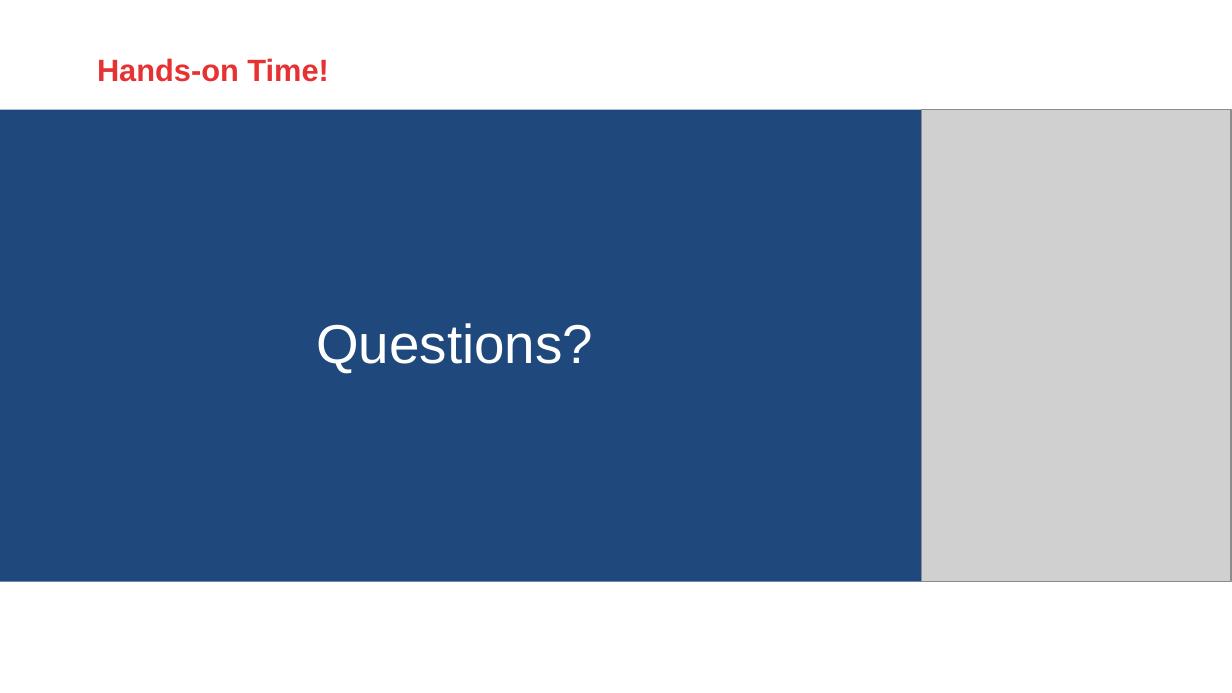
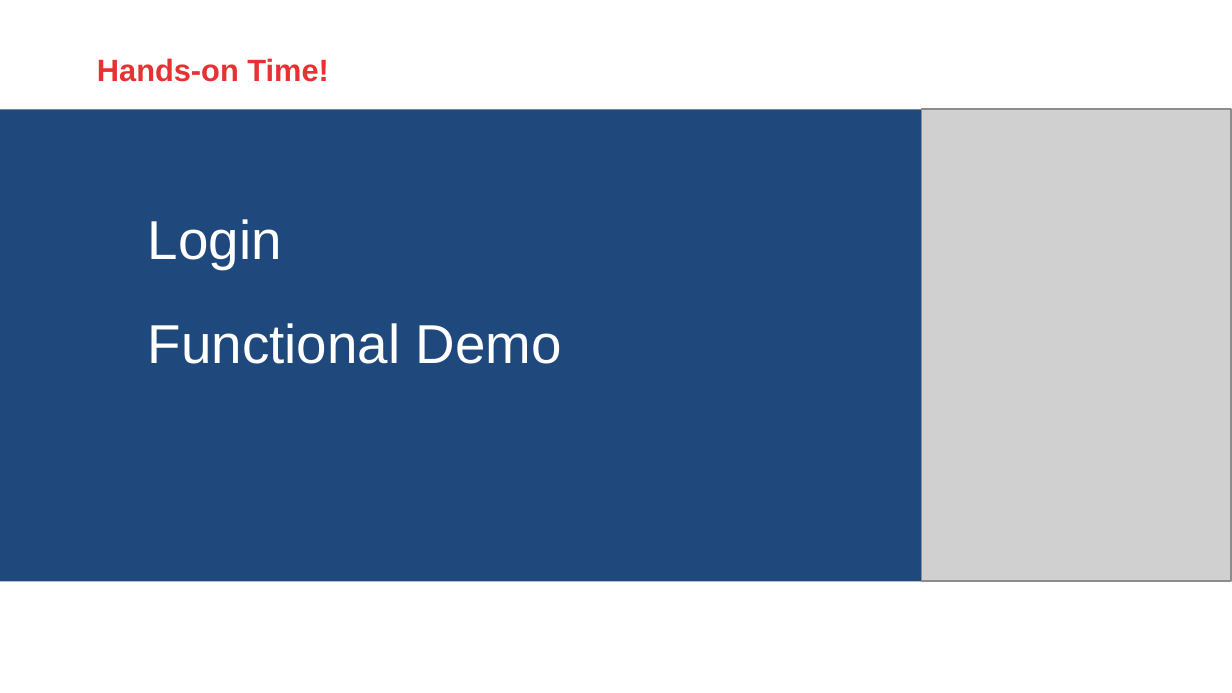
Before and after one commit to AMIS-Services/react-series, a slide deck: slide 11 of sig3/slides/SIG 3 slides.pptx (slide 6 before the commit). Drawn at 1232x693 pixels with LibreOffice and Linux fonts; fonts in the diff are those of the drawing; grey boxes stand for pictures; background and template pictures are left out. Boxes give left, top, right and bottom in pixels: in the first picture for what was removed or moved away, otherwise in the second. Text is boxed around its words. In the diff, an @@ line names an element or a change of style, - is before the commit and + after.

```diff
--- a/sig3/slides/SIG 3 slides.pptx
+++ b/sig3/slides/SIG 3 slides.pptx
@@ text added at (148,219,282,269), 32 pt, text #FFFFFF @@
+Login
@@ text added at (148,323,562,364), 32 pt, text #FFFFFF @@
+Functional Demo
@@ text removed at (316,323,593,373) @@
-Questions?
```
Also in this commit, not shown: 5 other slides changed, 6 slides added, 2 other files.
